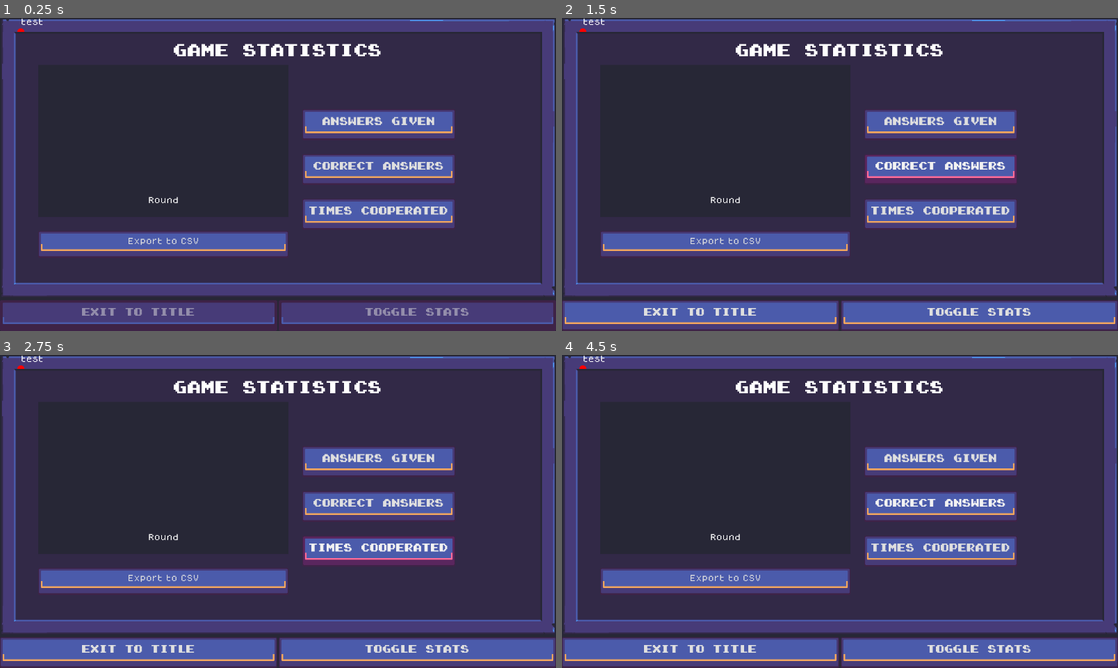
Above: before the commit, frames 1-4 (two rows, left to right).
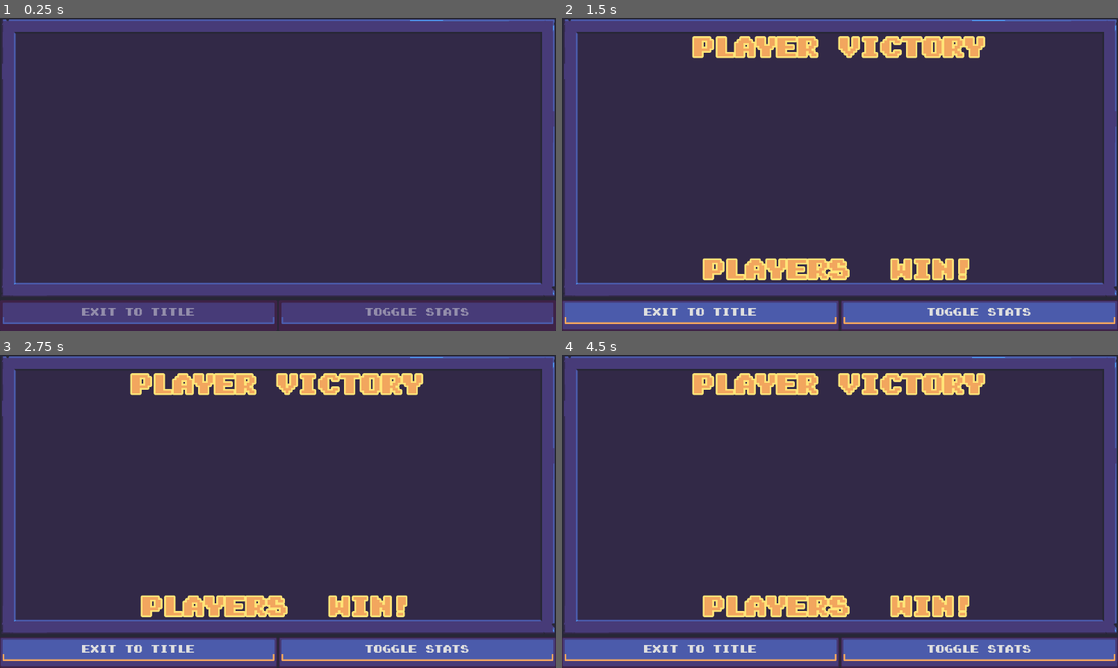
Above: after the commit, the same moments.

Repository: VileOar/js-final-proj
Game: Godot game, scene res://src/stages/end_scene/end_scene.tscn
Two runs of this game, one before a commit and one after it. Both use one fixed random seed, a clock stepped at 60 frames per second and the inputs below. This scene is started directly instead of the project's main scene.
Inputs (mouse positions are in pixels of both pictures, inside the frame that each line leads up to):
- Up to frame 1 (0.25 s): no input
- Up to frame 2 (1.5 s): click (940, 124) at 0.5 s, where only the run before the commit has a clickable "Answers Given"; click (940, 168) at 1.25 s, where only the run before the commit has a clickable "Correct Answers"
- Up to frame 3 (2.75 s): click (378, 552) at 2 s, where only the run before the commit has a clickable "Times Cooperated"
- Up to frame 4 (4.5 s): click (723, 580) at 2.75 s, where only the run before the commit has a clickable "Export to CSV"; move the mouse to (962, 495) at 3.52 s; hold D (coop_right) 3.53-4.28 s; click (962, 495) at 3.67 s; move the mouse to (728, 527) at 4.27 s; hold S (coop_down) from 4.28 s (still down)

The runs differ from the first frame. In frame 1, 12% of the frame differs, in the area x 3-82%, y 0-76%; in frame 2, 16%, in the area x 3-82%, y 0-84%; in frame 3, 16%; in frame 4, 16%.
Error in both runs: Out of bounds get index '0' (on base: 'Array[int]') (res://src/stages/end_scene/victory_screen.gd:141)

Commit message:
finished graphs (a crude version)
only thing missing:
- export to CSV (not essential)
- remaining styles

Diff:
--- a/src/stages/end_scene/end_scene.gd
+++ b/src/stages/end_scene/end_scene.gd
@@ -3,7 +3,7 @@
 
 
 @onready var _victory_screen: VictoryScreen = %VictoryScreen
-@onready var _stats_screen: PanelContainer = %StatsScreen
+@onready var _stats_screen: StatsScreen = %StatsScreen
 
 @onready var _exit_btn: Button = %ExitBtn
 @onready var _stats_btn: Button = %StatsBtn
@@ -23,6 +23,7 @@
 
 	await _victory_screen.setup(teams, final_scores)
 	_victory_screen.start_animation()
+	_stats_screen.setup(rounds_stats)
 
 
 func _on_victory_screen_anim_done() -> void:
--- a/src/stages/end_scene/end_scene.tscn
+++ b/src/stages/end_scene/end_scene.tscn
@@ -1,10 +1,12 @@
-[gd_scene load_steps=6 format=3 uid="uid://dmfruovnif6mi"]
+[gd_scene load_steps=7 format=3 uid="uid://dmfruovnif6mi"]
 
 [ext_resource type="Script" uid="uid://dhxc6thbrkuac" path="res://src/stages/end_scene/end_scene.gd" id="1_22ooy"]
 [ext_resource type="Script" uid="uid://bspqc2mj2cug8" path="res://src/stages/end_scene/victory_screen.gd" id="1_dcimy"]
 [ext_resource type="PackedScene" uid="uid://drxyix8goev7d" path="res://src/stages/end_scene/dyad_end_score.tscn" id="2_6fak7"]
 [ext_resource type="AudioStream" uid="uid://cd1hw3hh6cqhv" path="res://assets/sfx/sounds/points/032-Switch01.ogg" id="3_w0pc6"]
 [ext_resource type="PackedScene" uid="uid://csbjegmf6luka" path="res://src/stages/end_scene/stats_screen.tscn" id="5_6pxmg"]
+
+[sub_resource type="ButtonGroup" id="ButtonGroup_6pxmg"]
 
 [node name="EndScene" type="Control"]
 layout_mode = 3
@@ -29,7 +31,6 @@
 
 [node name="VictoryScreen" type="PanelContainer" parent="VBoxContainer/MarginContainer"]
 unique_name_in_owner = true
-visible = false
 layout_mode = 2
 size_flags_vertical = 3
 script = ExtResource("1_dcimy")
@@ -82,7 +83,9 @@
 
 [node name="StatsScreen" parent="VBoxContainer/MarginContainer" instance=ExtResource("5_6pxmg")]
 unique_name_in_owner = true
+visible = false
 layout_mode = 2
+_category_btngroup = SubResource("ButtonGroup_6pxmg")
 
 [node name="HBoxContainer" type="HBoxContainer" parent="VBoxContainer"]
 layout_mode = 2
--- a/src/stages/end_scene/plot_viewer.gd
+++ b/src/stages/end_scene/plot_viewer.gd
@@ -4,8 +4,14 @@
 
 const DEFAULT_COLOR: Color = Color.WHITE
 
-# the percentage of the plot area at which the zero y should be
-var _origin_y: float = 0.0
+@onready var _font := ThemeDB.fallback_font
+var _font_size: int = 12
+var _string_width: int = _font_size * 3
+
+
+var _min_y: float = 0.0
+var _max_y: float = 1.0
+var _max_x: float = 5
 
 # a dictionary of plots
 # each entry is a category of plots, identified by id (also a dictionary)
@@ -13,7 +19,7 @@
 # these y-values are given as percentages, where 1 is the highest value visually possible in the plot
 var _plots: Dictionary[String, Dictionary] = {}
 # the colour to draw all plots of the selected id in
-var _plot_colours: Dictionary[int, Color] = {}
+var _plot_colours: Array[Color] = []
 
 var _selected_category: String = ""
 var _selected_plotids: Array[int] = []
@@ -23,11 +29,103 @@
 	queue_redraw()
 
 
+func set_metadata(max_x: int, min_y: float, max_y: float) -> void:
+	_max_x = max_x
+	_min_y = min_y
+	_max_y = max_y
+
+
+func add_plots(category: String, id_plots: Dictionary) -> void:
+	_plots[category] = id_plots
+
+
+func set_colours(colours: Array[Color]) -> void:
+	_plot_colours = colours
+
+
+func set_category(category: String) -> void:
+	_selected_category = category
+
+
+func set_selected_plotids(plotids: Array[int]) -> void:
+	_selected_plotids = plotids
+
+
+# convert a y value to a percentage of the drawable area (oriented downwards
+func _y_to_drawable(val: float) -> float:
+	var total = _max_y - _min_y
+	return 1 - ((val - _min_y) / total)
+
+
 func _draw() -> void:
-	var plots = _plots[_selected_category]
+	var rect = get_rect()
+	var xstep = rect.size.x / _max_x # TODO: get 5 from the stats_screen
+
+	# draw the x axis
+	var zero_y = _y_to_drawable(0.0)
+	draw_line(Vector2(0, zero_y * rect.size.y), Vector2(rect.size.x, zero_y * rect.size.y), DEFAULT_COLOR, 2)
+	draw_string(
+			_font,
+			Vector2(-_string_width - 4, zero_y * rect.size.y),
+			"0",
+			HORIZONTAL_ALIGNMENT_RIGHT,
+			_string_width,
+			_font_size,
+			DEFAULT_COLOR
+	)
+	# draw the y axis
+	draw_line(Vector2(0, rect.size.y), Vector2(0, 0), DEFAULT_COLOR, 2)
+	draw_string(
+			_font,
+			Vector2(-_string_width - 4, 0.0),
+			str(int(_max_y)),
+			HORIZONTAL_ALIGNMENT_RIGHT,
+			_string_width,
+			_font_size,
+			DEFAULT_COLOR
+	)
+
+	var plots = _plots.get(_selected_category, null)
+	if plots == null:
+		return
 	for plotid in plots.keys():
 		if plotid in _selected_plotids:
 			# draw a single plot
 
+			var y_array: Array = plots[plotid]
+			var plot_array: Array[Vector2] = []
+
 			# the color to work in
-			var color = _plot_colours.get(plotid, DEFAULT_COLOR)
+			var color = _plot_colours[plotid % plots.size()]
+			for i in y_array.size():
+				var xx = (i + 1) * xstep
+				var yy = (_y_to_drawable(y_array[i])) * rect.size.y
+				var p = Vector2(xx, yy)
+				plot_array.append(p)
+				# draw a point at appropriate height
+				draw_circle(p, 8, color)
+				# draw the label above
+				# TBD
+				#draw_string(
+						#_font,
+						#Vector2(xx - _string_width/2, yy-16),
+						#str(y_array[i]),
+						#HORIZONTAL_ALIGNMENT_CENTER,
+						#_string_width,
+						#_font_size,
+						#DEFAULT_COLOR
+				#)
+
+				# draw the marker on the x axis
+				draw_line(Vector2(xx, zero_y*rect.size.y-4), Vector2(xx, zero_y*rect.size.y+4), DEFAULT_COLOR)
+				draw_string(
+						_font,
+						Vector2(xx - _string_width/2, rect.size.y+16),
+						str(i+1),
+						HORIZONTAL_ALIGNMENT_CENTER,
+						_string_width,
+						_font_size,
+						DEFAULT_COLOR
+				)
+
+			draw_polyline(plot_array, color, 4)
--- a/src/stages/end_scene/stats_screen.gd
+++ b/src/stages/end_scene/stats_screen.gd
@@ -2,39 +2,92 @@
 class_name StatsScreen
 
 
-@onready var _plot_viewer: MarginContainer = %PlotViewer
+const PLAYER_COLOURS: Array[Color] = [
+	Color.RED,
+	Color.BLUE,
+	Color.GREEN,
+	Color.YELLOW,
+]
+
+# set via the editor
+@export var _category_btngroup: ButtonGroup
+
+@onready var _plot_viewer: PlotViewer = %PlotViewer
+@onready var _player_container: VBoxContainer = %PlayerContainer
+
+var _selected_players: Array[int] = []
 
 
-# the maximum value among all answer-based stats
-var _max_y: int = 0
-# the minimum value among all answer-based stats
-var _min_y: int = 0
-
-#region values to make it easier to draw on the plot
-
-#endregion
-
-
-func _process(delta: float) -> void:
-	queue_redraw()
-	print_debug("hello?")
+func _ready():
+	_category_btngroup.pressed.connect(_on_ctg_btn_pressed)
 
 
 ## receive the array of round_stats
 func setup(rounds_stats: Array[Dictionary]) -> void:
-	pass
+	var min_y := INF
+	var max_y := -INF
+	var max_x := rounds_stats.size()
+
+	var plots: Dictionary[String, Dictionary] = {
+		"answered": {},
+		"correct": {},
+		"coop": {}
+	}
+
+	_selected_players = []
+
+	for round in rounds_stats:
+		_selected_players = round.keys()
+		for px in round.keys():
+			var pstats: PlayerStats = round[px]
+
+			var ans := float(pstats.get_answer_count())
+			var cor := float(pstats.get_correct_count())
+			var cop := float(pstats.get_coop_count())
+			# determine the smallest and largest value
+			min_y = min(0.0, min_y, ans, cor, cop)
+			max_y = max(max_y, ans, cor, cop)
+
+			var ans_plot: Array[float] = plots["answered"].get_or_add(px, [] as Array[float])
+			ans_plot.append(ans)
+			var cor_plot: Array[float] = plots["correct"].get_or_add(px, [] as Array[float])
+			cor_plot.append(cor)
+			var cop_plot: Array[float] = plots["coop"].get_or_add(px, [] as Array[float])
+			cop_plot.append(cop)
+
+	for px in _selected_players:
+		var pl_btn = CheckButton.new()
+		pl_btn.size_flags_horizontal = Control.SIZE_EXPAND_FILL
+		pl_btn.text = "Player" + str(px + 1)
+		pl_btn.toggle_mode = true
+		pl_btn.set_pressed_no_signal(true)
+		pl_btn.toggled.connect(_on_player_btn_pressed.bind(px))
+		_player_container.add_child.call_deferred(pl_btn)
+		# TODO: when i have a new style for player checkbuttons (one that is white only), add the modulate
+
+	_plot_viewer.set_metadata(max_x, min_y, max_y)
+	for ctg in plots.keys():
+		_plot_viewer.add_plots(ctg, plots[ctg])
+	_plot_viewer.set_colours(PLAYER_COLOURS) # TODO: set colours from palette
+	_plot_viewer.set_category("answered")
+	_plot_viewer.set_selected_plotids(_selected_players)
 
 
-# get the appropriate stat
-func _get_player_stat(player_index: int, stat: String):
-	pass
+func _on_ctg_btn_pressed(btn) -> void:
+	match btn.name:
+		"BtnAnswered":
+			_plot_viewer.set_category("answered")
+		"BtnCorrect":
+			_plot_viewer.set_category("correct")
+		"BtnCoop":
+			_plot_viewer.set_category("coop")
 
 
-func _draw() -> void:
-	# rect of the plot viewer
-	var plot_rect: Rect2 = _plot_viewer.get_rect()
-	plot_rect = Rect2(48, 32, 1, 1)
-	print_debug(plot_rect)
+func _on_player_btn_pressed(toggled_on: bool, px: int) -> void:
+	# by default erase all instances of it
+	while _selected_players.has(px):
+		_selected_players.erase(px)
 
-	draw_circle(plot_rect.position, 8, Color.RED)
-	draw_string(ThemeDB.fallback_font, plot_rect.position + Vector2.UP * 16, "test", HORIZONTAL_ALIGNMENT_RIGHT)
+	if toggled_on:
+		_selected_players.append(px)
+	_plot_viewer.set_selected_plotids(_selected_players)
--- a/src/stages/end_scene/stats_screen.tscn
+++ b/src/stages/end_scene/stats_screen.tscn
@@ -1,13 +1,24 @@
-[gd_scene load_steps=4 format=3 uid="uid://csbjegmf6luka"]
+[gd_scene load_steps=6 format=3 uid="uid://csbjegmf6luka"]
 
 [ext_resource type="Script" uid="uid://b5v3v03tivcyf" path="res://src/stages/end_scene/stats_screen.gd" id="1_xbs6t"]
 [ext_resource type="Script" uid="uid://d8b1v6b52yk8" path="res://src/stages/end_scene/plot_viewer.gd" id="2_rq87b"]
+
+[sub_resource type="ButtonGroup" id="ButtonGroup_ysy2o"]
+
+[sub_resource type="StyleBoxFlat" id="StyleBoxFlat_rq87b"]
+bg_color = Color(0.152941, 0.152941, 0.211765, 1)
 
 [sub_resource type="StyleBoxFlat" id="StyleBoxFlat_22ooy"]
 bg_color = Color(0.152941, 0.152941, 0.211765, 1)
 
 [node name="StatsScreen" type="PanelContainer"]
+anchors_preset = 15
+anchor_right = 1.0
+anchor_bottom = 1.0
+grow_horizontal = 2
+grow_vertical = 2
 script = ExtResource("1_xbs6t")
+_category_btngroup = SubResource("ButtonGroup_ysy2o")
 
 [node name="PanelContainer" type="PanelContainer" parent="."]
 layout_mode = 2
@@ -36,17 +47,32 @@
 size_flags_vertical = 3
 theme_override_constants/separation = 32
 
-[node name="PlayerList" type="ScrollContainer" parent="PanelContainer/MarginContainer/VBoxContainer/HBoxContainer"]
+[node name="PanelContainer" type="PanelContainer" parent="PanelContainer/MarginContainer/VBoxContainer/HBoxContainer"]
+layout_mode = 2
+theme_override_styles/panel = SubResource("StyleBoxFlat_rq87b")
+
+[node name="MarginContainer" type="MarginContainer" parent="PanelContainer/MarginContainer/VBoxContainer/HBoxContainer/PanelContainer"]
+layout_mode = 2
+theme_override_constants/margin_left = 32
+theme_override_constants/margin_right = 32
+
+[node name="PlayerList" type="ScrollContainer" parent="PanelContainer/MarginContainer/VBoxContainer/HBoxContainer/PanelContainer/MarginContainer"]
+custom_minimum_size = Vector2(200, 0)
 layout_mode = 2
 horizontal_scroll_mode = 0
 
-[node name="PlayerContainer" type="VBoxContainer" parent="PanelContainer/MarginContainer/VBoxContainer/HBoxContainer/PlayerList"]
+[node name="PlayerContainer" type="VBoxContainer" parent="PanelContainer/MarginContainer/VBoxContainer/HBoxContainer/PanelContainer/MarginContainer/PlayerList"]
 unique_name_in_owner = true
 layout_mode = 2
+size_flags_horizontal = 3
+size_flags_vertical = 3
+alignment = 1
 
 [node name="GraphViewer" type="VBoxContainer" parent="PanelContainer/MarginContainer/VBoxContainer/HBoxContainer"]
 layout_mode = 2
-theme_override_constants/separation = 32
+size_flags_horizontal = 3
+size_flags_vertical = 4
+theme_override_constants/separation = 8
 
 [node name="PanelContainer" type="PanelContainer" parent="PanelContainer/MarginContainer/VBoxContainer/HBoxContainer/GraphViewer"]
 layout_mode = 2
@@ -57,11 +83,11 @@
 theme_override_constants/margin_left = 32
 theme_override_constants/margin_top = 32
 theme_override_constants/margin_right = 32
-theme_override_constants/margin_bottom = 32
+theme_override_constants/margin_bottom = 16
 
 [node name="VBoxContainer" type="VBoxContainer" parent="PanelContainer/MarginContainer/VBoxContainer/HBoxContainer/GraphViewer/PanelContainer/MarginContainer"]
 layout_mode = 2
-theme_override_constants/separation = 16
+theme_override_constants/separation = 32
 
 [node name="PlotViewer" type="MarginContainer" parent="PanelContainer/MarginContainer/VBoxContainer/HBoxContainer/GraphViewer/PanelContainer/MarginContainer/VBoxContainer"]
 unique_name_in_owner = true
@@ -85,15 +111,22 @@
 
 [node name="BtnAnswered" type="Button" parent="PanelContainer/MarginContainer/VBoxContainer/HBoxContainer/ModeSelector"]
 layout_mode = 2
-theme_type_variation = &"HeaderButton"
+theme_type_variation = &"FlatButton"
+toggle_mode = true
+button_pressed = true
+button_group = SubResource("ButtonGroup_ysy2o")
 text = "Answers Given"
 
 [node name="BtnCorrect" type="Button" parent="PanelContainer/MarginContainer/VBoxContainer/HBoxContainer/ModeSelector"]
 layout_mode = 2
-theme_type_variation = &"HeaderButton"
+theme_type_variation = &"FlatButton"
+toggle_mode = true
+button_group = SubResource("ButtonGroup_ysy2o")
 text = "Correct Answers"
 
 [node name="BtnCoop" type="Button" parent="PanelContainer/MarginContainer/VBoxContainer/HBoxContainer/ModeSelector"]
 layout_mode = 2
-theme_type_variation = &"HeaderButton"
+theme_type_variation = &"FlatButton"
+toggle_mode = true
+button_group = SubResource("ButtonGroup_ysy2o")
 text = "Times Cooperated"
